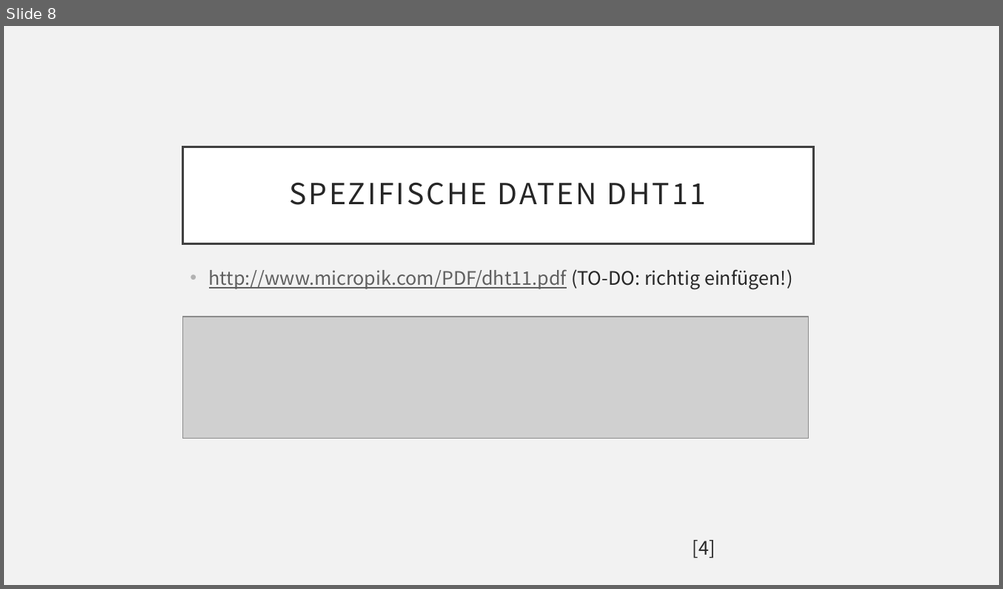
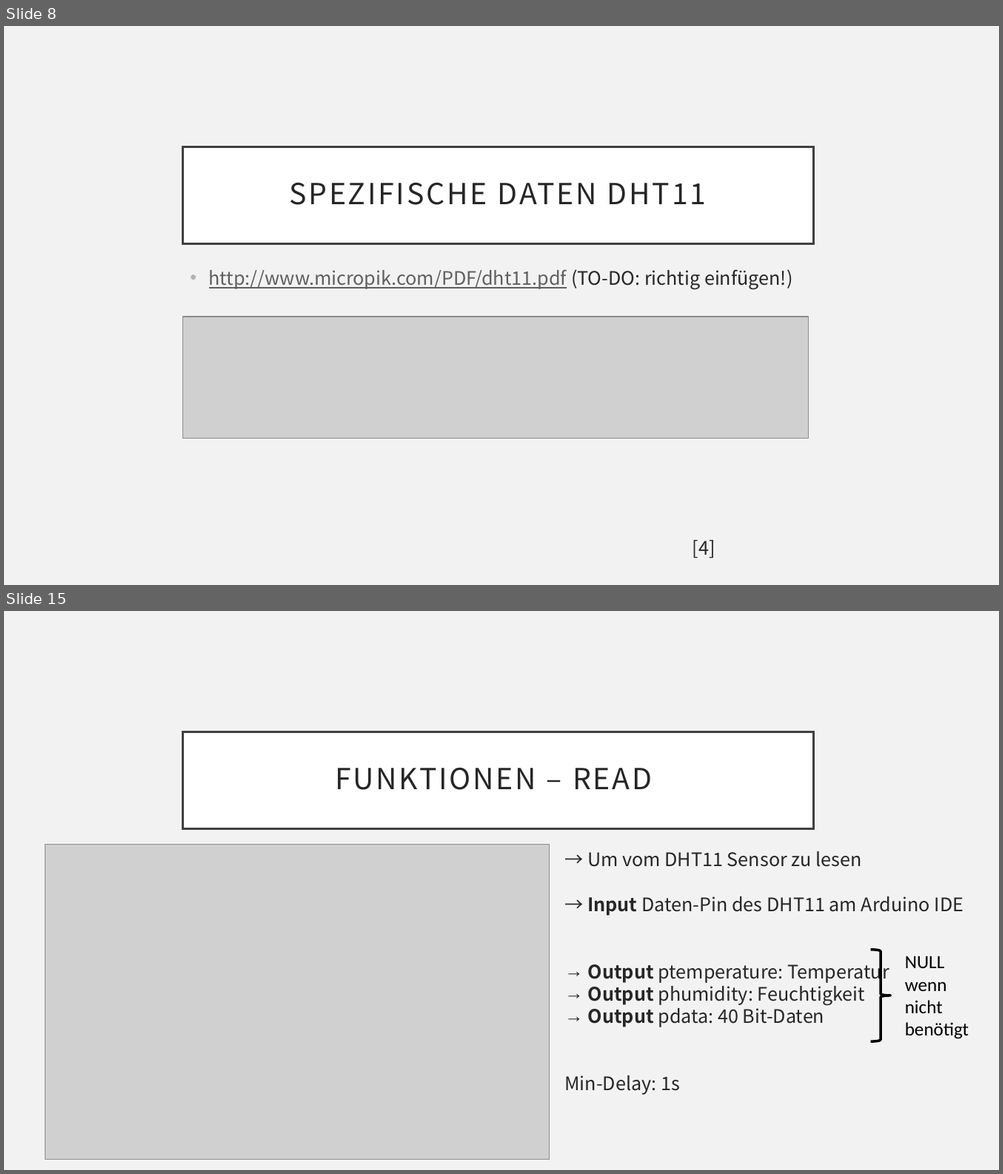
Before and after one commit to ProjektlaborEmbeddedSecurity/Presentation, a slide deck: PES.pptx. Shown one above the other, each under a label of ours: slide 8 before the commit, slides 8 and 15 after it; the slides between them are not shown. The pictures are 1003x589 and 1003x1174 pixels, drawn with LibreOffice and Linux fonts; fonts in the diff are those of the drawing; grey boxes stand for pictures; background and template pictures are left out. Boxes give left, top, right and bottom in pixels: in the first picture for what was removed or moved away, otherwise in the second. Text is boxed around its words. In the diff, an @@ line names an element or a change of style, - is before the commit and + after.

```diff
--- a/PES.pptx
+++ b/PES.pptx
@@ slide 15 added at (4, 611, 999, 1170), background #F2F2F2 @@
@@ title added at (182, 732, 813, 829), fill #FFFFFF, outline #404040 2.5 pt, 28 pt, text #262626 @@
+FUNKTIONEN – READ
@@ picture added at (45, 845, 549, 1159) @@
@@ text added at (564, 851, 964, 1095), 18 pt, text #262626 @@
+→ Um vom DHT11 Sensor zu lesen
+→ Input Daten-Pin des DHT11 am Arduino IDE
+→ Output ptemperature: Temperatur
+→ Output phumidity: Feuchtigkeit
+→ Output pdata: 40 Bit-Daten
+Min-Delay: 1s
@@ right brace added at (871, 950, 891, 1042), outline #000000 2.5 pt @@
@@ text added at (905, 956, 968, 1039), 18 pt, text #000000 @@
+NULL wenn nicht benötigt
```
Also in this commit, not shown: 7 slides changed, 6 other slides added, 1 slide removed.
